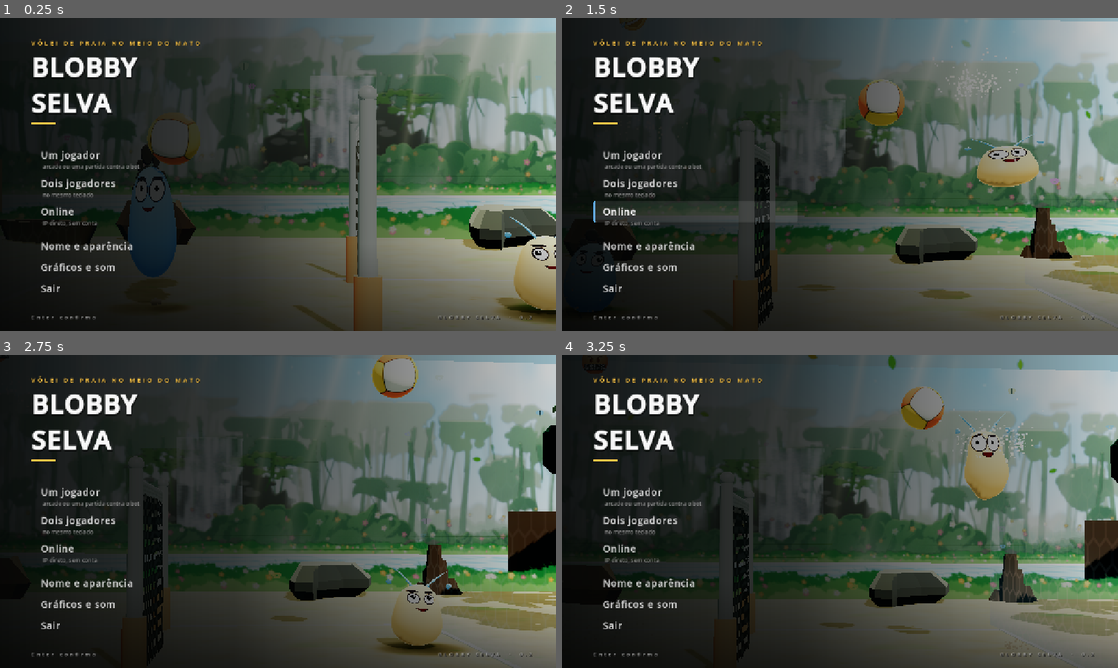
Above: before the commit, frames 1-4 (two rows, left to right).
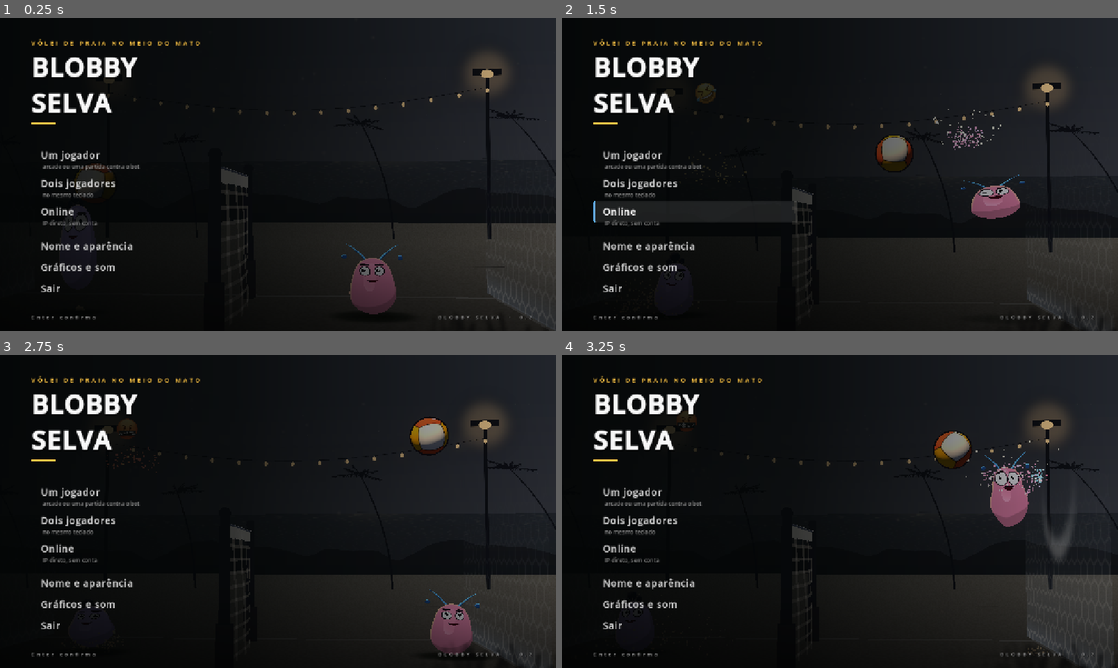
Above: after the commit, the same moments.

Repository: esquyna360/blobbyvolleyremake
Game: Godot game, scene res://scenes/main.tscn
The game is run twice, just before and just after one commit, with the same random seed, the same clock (stepped at 60 frames per second) and the same inputs.
Inputs (mouse positions are in pixels of both pictures, inside the frame that each line leads up to):
- Up to frame 1 (0.25 s): no input
- Up to frame 2 (1.5 s): tap Enter at 0.5 s; move the mouse to (962, 158) at 0.52 s; hold D (p1_right) 0.53-1.25 s; tap 1 (emote_0) at 0.6 s; click (962, 158) at 0.67 s; drag from (728, 190) to (812, 237) at 1.27 s
- Up to frame 3 (2.75 s): move the mouse to (333, 442) at 2.02 s; hold D (p1_right) from 2.03 s (still down); tap 3 (emote_2) at 2.1 s
- Up to frame 4 (3.25 s): release D (p1_right) at 2.75 s; drag from (812, 574) to (673, 464) at 2.77 s

The runs differ from the first frame. In frame 1, 71% of the frame differs, in the area x 11-100%, y 0-100%; in frame 2, 69%; in frame 3, 69%; in frame 4, 68%.

Commit message:
Godot: cenário definitivo "Praia ao anoitecer"
Paleta dos personagens travada nas 8 cores do briefing, par com diferença
de luminosidade ≥30. Novo tema com céu estático, mar, falésia, postes e
varal de luz em camadas com parallax por taxa (0,08/0,20/0,45/1,0/1,6).
Blobs em cel-shading com terminador duro e rim light quente; bola com
contorno escuro; rede com malha visível, fita clara e postes em silhueta.
Câmera parada no rali, zoom curto no perdedor no ponto e avanço no
recorde. HUD mostra um aviso por vez e "Clássico · até 15" maior.

Co-Authored-By: Claude Fable 5.1 <noreply@anthropic.com>
Claude-Session: https://claude.ai/code/session_01WDkUKagp5PZtnQxidX1rYS

Diff:
--- a/godot/core/looks.gd
+++ b/godot/core/looks.gd
@@ -55,19 +55,17 @@
 	]
 
 const BODY_COLORS := [
-	{"id": "vermelho", "name": "Vermelho", "hex": "#ec2f3f"},
-	{"id": "azul", "name": "Azul", "hex": "#2f7ff0"},
-	{"id": "verde", "name": "Verde", "hex": "#2fbf5c"},
-	{"id": "roxo", "name": "Roxo", "hex": "#9b5cf0"},
-	{"id": "laranja", "name": "Laranja", "hex": "#ff8a2b"},
-	{"id": "rosa", "name": "Rosa", "hex": "#ff5fa8"},
-	{"id": "ciano", "name": "Ciano", "hex": "#22cfd4"},
-	{"id": "amarelo", "name": "Amarelo", "hex": "#f5c62e"},
-	{"id": "menta", "name": "Menta", "hex": "#79e0b4"},
-	{"id": "areia", "name": "Areia", "hex": "#d9ac72"},
-	{"id": "grafite", "name": "Grafite", "hex": "#4a5364"},
-	{"id": "neve", "name": "Neve", "hex": "#e6ecf5"},
+	{"id": "rosa", "name": "Rosa", "hex": "#F58CB8"},
+	{"id": "lima", "name": "Lima", "hex": "#B8E05C"},
+	{"id": "coral", "name": "Coral", "hex": "#FF9A6B"},
+	{"id": "menta", "name": "Menta", "hex": "#6FD9A8"},
+	{"id": "lavanda", "name": "Lavanda", "hex": "#B49BF0"},
+	{"id": "creme", "name": "Creme", "hex": "#F0E2C0"},
+	{"id": "ciano", "name": "Ciano", "hex": "#63C8E8"},
+	{"id": "ambar", "name": "Âmbar", "hex": "#F5C451"},
 ]
+
+const PAIR_MIN_LUMA := 30.0
 
 const HAIR_COLORS := [
 	{"id": "preto", "name": "Preto", "hex": "#221d2a"},
@@ -88,9 +86,32 @@
 static func default_look(side: int) -> Array:
 	return [0 if side == 0 else 1, 0, 0]
 
+static func luma(c: Color) -> float:
+	return (0.2126 * c.r + 0.7152 * c.g + 0.0722 * c.b) * 255.0
+
+static func body_luma(idx: int) -> float:
+	return luma(Color(BODY_COLORS[widx(idx, BODY_COLORS.size())].hex))
+
+static func pair_ok(a: int, b: int) -> bool:
+	return absf(body_luma(a) - body_luma(b)) >= PAIR_MIN_LUMA
+
+## Os dois da partida precisam ler diferente até sem cor: distância mínima de
+## luminosidade. Quem cede é o segundo (bot ou convidado), nunca o jogador.
+static func pair_body(keep: int, other: int) -> int:
+	if pair_ok(keep, other):
+		return widx(other, BODY_COLORS.size())
+	var best := -1
+	var best_d := 0.0
+	for i in BODY_COLORS.size():
+		var d := absf(body_luma(keep) - body_luma(i))
+		if d >= PAIR_MIN_LUMA and (best < 0 or d < best_d):
+			best = i
+			best_d = d
+	return best if best >= 0 else widx(other + 1, BODY_COLORS.size())
+
 static func roll_look(avoid_body: int) -> Array:
 	var n := BODY_COLORS.size()
-	var body := (avoid_body + 1 + randi() % (n - 1)) % n
+	var body := pair_body(avoid_body, (avoid_body + 1 + randi() % (n - 1)) % n)
 	return [body, randi() % HAIR_STYLES.size(), randi() % HAIR_COLORS.size()]
 
 static func body_color(look: Array) -> Color:
--- a/godot/game/main.gd
+++ b/godot/game/main.gd
@@ -112,8 +112,10 @@
 	game.link = null
 	game.rb = null
 	_set_scene(scene)
+	var lk: Array = [looks[0].duplicate(), looks[1].duplicate()]
+	lk[1][0] = Looks.pair_body(lk[0][0], lk[1][0])
 	game.start(settings.rules, settings.score_to_win, settings.walls, settings.quality,
-		left, right, diff, looks)
+		left, right, diff, lk)
 	hud.names = names
 	_finish_enter()
 
--- a/godot/game/settings.gd
+++ b/godot/game/settings.gd
@@ -10,7 +10,7 @@
 var score_to_win := 15
 var walls := true
 var difficulty := "normal"
-var scene := "selva"
+var scene := "anoitecer"
 var player_name := ""
 var towers: Array = [0, 0, 0]
 
@@ -24,7 +24,7 @@
 		score_to_win = c.get_value("v", "stw", 15)
 		walls = c.get_value("v", "walls", true)
 		difficulty = c.get_value("v", "diff", "normal")
-		scene = c.get_value("v", "scene", "selva")
+		scene = c.get_value("v", "scene", "anoitecer")
 		player_name = c.get_value("v", "name", "")
 		towers = c.get_value("v", "towers", [0, 0, 0])
 	if quality < 0:
--- a/godot/render/arena.gd
+++ b/godot/render/arena.gd
@@ -18,6 +18,7 @@
 const CAM_LOOK_Y := 2.3
 const CAM_NEED := 0.74
 const CAM_BOX_PAD := 1.35
+const CAM_SIDE := 3.0
 const OPEN_HALF := BV.OPEN_MARGIN * Map.S
 
 const EMOJI := ["laugh", "cry", "rage", "finger", "taunt"]
@@ -57,6 +58,15 @@
 var _cam_span := 0.0
 var _cam_top := CAM_TOP_MIN
 var _cam_ly := CAM_LOOK_Y
+var _last_scores := PackedInt32Array([0, 0])
+var _pt_t := 0.0
+var _pt_x := 0.0
+var _rec_t := 0.0
+var _rec_base := 0
+var _rec_fired := false
+const PT_HOLD := 1.3
+const REC_HOLD := 1.2
+const RALLY_MIN := 6
 var intro_t := -1.0
 const INTRO_LEN := 5.6
 
@@ -704,18 +714,35 @@
 	var open_rate := 5.5 if want_open > _open_extra else 1.4
 	_open_extra += (want_open - _open_extra) * (1.0 - exp(-dt * open_rate))
 	var heads := maxf(Map.gy(w.blob_y[BV.LEFT]), Map.gy(w.blob_y[BV.RIGHT])) + 1.5
-	var want_top := clampf(maxf(heads, minf(by + CAM_TOP_PAD, CAM_BALL_TOP)),
-		CAM_TOP_MIN, CAM_TOP_MAX)
+	var want_top := CAM_TOP_MAX
 	_cam_top += (want_top - _cam_top) * (1.0 - exp(-dt * (7.0 if want_top > _cam_top else 1.1)))
-	var fov := CAM_FOV - minf(ball_speed, 22.0) * 0.03 - tension * 0.8
-	var lx := minf(minf(Map.gx(w.blob_x[BV.LEFT]), Map.gx(w.blob_x[BV.RIGHT])) - CAM_BOX_PAD, bx - 0.9)
-	var rx := maxf(maxf(Map.gx(w.blob_x[BV.LEFT]), Map.gx(w.blob_x[BV.RIGHT])) + CAM_BOX_PAD, bx + 0.9)
-	_fit_arena(aspect, tan(deg_to_rad(fov) * 0.5), (rx - lx) * 0.5, dt)
-
-	var mid := (lx + rx) * 0.5
-	_cam_target_x = lerpf(_cam_target_x, mid * 0.8 + bx * 0.2, 1.0 - exp(-dt * 3.4))
-	var sway := sin(time * 0.31) * 0.09 + sin(time * 0.17) * 0.05
-	var sway_y := sin(time * 0.23 + 1.7) * 0.05
+	var fov := CAM_FOV
+	var g := m.logic
+	for i in 2:
+		if g.scores[i] != _last_scores[i]:
+			if g.scores[i] > _last_scores[i]:
+				_pt_t = PT_HOLD
+				_pt_x = Map.gx(w.blob_x[1 - i])
+			_last_scores[i] = g.scores[i]
+	if g.rally == 0:
+		_rec_base = g.rally_best
+		_rec_fired = false
+	elif g.rally >= RALLY_MIN and g.rally > _rec_base and not _rec_fired:
+		_rec_fired = true
+		_rec_t = REC_HOLD
+	_pt_t = maxf(0.0, _pt_t - dt)
+	_rec_t = maxf(0.0, _rec_t - dt)
+	var kp := smoothstep(0.0, 1.0, minf(1.0, (PT_HOLD - _pt_t) * 2.5)) * \
+		smoothstep(0.0, 1.0, minf(1.0, _pt_t * 2.0)) if _pt_t > 0.0 else 0.0
+	var kr := sin(PI * (1.0 - _rec_t / REC_HOLD)) if _rec_t > 0.0 else 0.0
+	var full_half := Map.court_half_w() + CAM_MARGIN + _open_extra
+	_fit_arena(aspect, tan(deg_to_rad(fov) * 0.5), full_half, dt)
+
+	var want_x := _pt_x * kp + bx * 0.25 * kr
+	_cam_target_x = lerpf(_cam_target_x, want_x, 1.0 - exp(-dt * 4.0))
+	var zoom := 1.0 - 0.32 * kp - 0.12 * kr
+	var sway := 0.0
+	var sway_y := 0.0
 
 	trauma = maxf(0.0, trauma - dt * 1.5)
 	var sh := trauma * trauma
@@ -724,11 +751,13 @@
 	var shy := (sin(t * 1.7 + 2.0) + sin(t * 3.1)) * 0.5 * sh * 0.30
 	var shr := sin(t * 1.3) * sh * 0.022
 
-	var px := clampf(_cam_target_x, -_cam_span, _cam_span)
+	var zc := _cam_z * zoom
+	var span := maxf(0.0, full_half - zc * tan(deg_to_rad(fov) * 0.5) * maxf(0.5, aspect))
+	var px := clampf(_cam_target_x, -span, span)
 	if not _intro_cam(dt, w):
-		camera.position = Vector3(px + sway + shx, CAM_EYE_Y + sway_y + shy,
-			_cam_z - trauma * 0.9)
-		camera.look_at(Vector3(px + (bx - px) * CAM_LOOK, _cam_ly, 0.0), Vector3.UP)
+		camera.position = Vector3(px + CAM_SIDE + sway + shx, CAM_EYE_Y + sway_y + shy,
+			zc - trauma * 0.9)
+		camera.look_at(Vector3(px + CAM_SIDE * 0.45, _cam_ly - (_cam_z - zc) * 0.12, 0.0), Vector3.UP)
 		camera.rotate_object_local(Vector3.FORWARD, shr - px * 0.004)
 		camera.fov = fov
 		_outro_cam(dt, w)
--- a/godot/render/ball_view.gd
+++ b/godot/render/ball_view.gd
@@ -44,6 +44,24 @@
 	_mesh.cast_shadow = GeometryInstance3D.SHADOW_CASTING_SETTING_ON if shadows \
 		else GeometryInstance3D.SHADOW_CASTING_SETTING_OFF
 	_squash.add_child(_mesh)
+	if Stage.dusk():
+		_mat.clearcoat = 0.4
+		_mat.rim = 0.0
+		var om := StandardMaterial3D.new()
+		om.albedo_color = Color(0.08, 0.07, 0.09)
+		om.shading_mode = BaseMaterial3D.SHADING_MODE_UNSHADED
+		om.cull_mode = BaseMaterial3D.CULL_FRONT
+		om.disable_fog = true
+		var outline := MeshInstance3D.new()
+		var osm := SphereMesh.new()
+		osm.radius = R * 1.07
+		osm.height = R * 2.14
+		osm.radial_segments = 40
+		osm.rings = 24
+		outline.mesh = osm
+		outline.material_override = om
+		outline.cast_shadow = GeometryInstance3D.SHADOW_CASTING_SETTING_OFF
+		_squash.add_child(outline)
 	add_child(_squash)
 
 	var sh := SphereMesh.new()
--- a/godot/render/blob.gdshader
+++ b/godot/render/blob.gdshader
@@ -1,5 +1,5 @@
 shader_type spatial;
-render_mode cull_back, diffuse_burley, specular_schlick_ggx;
+render_mode cull_back, unshaded, fog_disabled;
 
 // A pança balança no vértice e a cara é pintada no pixel — as duas contas são
 // as mesmas do shader do web, só que sem raymarch: o celular fraco desenha um
@@ -23,6 +23,9 @@
 uniform float ru = 0.5;
 uniform float ou = 0.38;
 uniform float t = 0.0;
+uniform vec3 light_dir = vec3(-0.35, 0.80, 0.48);
+uniform vec3 rim_color : source_color = vec3(1.0, 0.85, 0.63);
+uniform float toon = 1.0;
 
 varying vec3 base_pos;
 
@@ -118,24 +121,23 @@
 	vec4 face = face_layer(base_pos, face_zone);
 	float gloss = 1.0 - face_zone * 0.82;
 
-	// mais escuro embaixo, como geleia com fundo: dá volume e brilho de bala
-	float depth_k = clamp(0.35 - base_pos.y * 0.45, 0.0, 0.5);
+	vec3 n = normalize(mat3(INV_VIEW_MATRIX) * NORMAL);
+	vec3 l = normalize(light_dir);
+	float ndl = dot(n, l);
+	float lit = smoothstep(-0.02, 0.06, ndl);
+	float depth_k = clamp(0.35 - base_pos.y * 0.45, 0.0, 0.5) * 0.35;
 	vec3 body = mix(body_color, deep_color, depth_k);
-	ALBEDO = mix(body, face.rgb, face.a) + body_color * hit_flash * 1.6;
-	ROUGHNESS = mix(0.12, 0.5, face.a);
-	SPECULAR = 0.85 * gloss;
-	METALLIC = 0.0;
-	CLEARCOAT = 1.0 * gloss;
-	CLEARCOAT_ROUGHNESS = 0.08;
-	// a luz que atravessa a geleia: o que dá a leitura de corpo mole
-	BACKLIGHT = deep_color * (1.0 - face.a) * 0.6;
-	RIM = 0.7 * gloss * (1.0 - face.a * 0.7);
-	RIM_TINT = 0.35;
-	// reflexo pintado: o ponto de luz branco no alto e a janela do céu no ombro
-	vec3 l1 = normalize(vec3(-0.45, 0.75, 0.55));
-	vec3 h1 = normalize(l1 + VIEW);
-	float spot = pow(max(dot(NORMAL, h1), 0.0), 90.0);
-	float win = pow(max(dot(NORMAL, normalize(vec3(-0.3, 0.55, 0.8))), 0.0), 14.0) * 0.35;
-	float sky = smoothstep(-0.2, 0.9, NORMAL.y) * 0.10;
-	EMISSION = vec3(1.0, 0.98, 0.95) * (spot * 1.1 + win + sky) * gloss * (1.0 - face.a * 0.8);
+	vec3 base = mix(body, face.rgb, face.a);
+	vec3 col = base * mix(0.80, 1.0, lit);
+
+	float fres = pow(1.0 - clamp(dot(NORMAL, VIEW), 0.0, 1.0), 2.6);
+	float top = smoothstep(-0.1, 0.55, ndl);
+	float rim = smoothstep(0.22, 0.55, fres) * top * gloss * (1.0 - face.a * 0.8);
+	col = mix(col, rim_color, rim * 0.95);
+
+	vec3 h = normalize(l + normalize(mat3(INV_VIEW_MATRIX) * VIEW));
+	float spot = step(0.93, pow(max(dot(n, h), 0.0), 1.0)) * gloss * (1.0 - face.a * 0.8);
+	col += vec3(1.0, 0.96, 0.9) * spot * 0.35;
+	col += body_color * hit_flash * 1.6;
+	ALBEDO = col;
 }
--- a/godot/render/blob_view.gd
+++ b/godot/render/blob_view.gd
@@ -41,6 +41,7 @@
 	_mat.set_shader_parameter("facing", 1.0 if s == BV.LEFT else -1.0)
 	_mat.set_shader_parameter("ru", BlobMesh.RU)
 	_mat.set_shader_parameter("ou", BlobMesh.OU)
+	_mat.set_shader_parameter("light_dir", Stage.key_dir())
 	_mesh.mesh = _shared_mesh
 	_mesh.material_override = _mat
 	_mesh.cast_shadow = GeometryInstance3D.SHADOW_CASTING_SETTING_ON if shadows \
--- a/godot/render/court.gd
+++ b/godot/render/court.gd
@@ -48,8 +48,13 @@
 	_mat.shader = load("res://render/net.gdshader")
 	_mat.set_shader_parameter("cell", CELL)
 	_mat.set_shader_parameter("net_top", NET_TOP)
-	_mat.set_shader_parameter("cord_color", Color(0.10, 0.11, 0.13))
+	_mat.set_shader_parameter("cord_color", Color(0.10, 0.11, 0.13) if not Stage.dusk() else Color(0.46, 0.44, 0.42))
 	_mat.set_shader_parameter("sun_color", Color(1.0, 0.93, 0.8))
+	_mat.set_shader_parameter("flat_shade", 1.0 if Stage.dusk() else 0.0)
+	if Stage.dusk():
+		_mat.set_shader_parameter("cell", 10.0)
+		_mat.set_shader_parameter("cell_mul", Vector2(0.45, 1.0))
+		_mat.set_shader_parameter("lw", 0.16)
 	_push_uniforms()
 	var mi := MeshInstance3D.new()
 	mi.mesh = mesh
@@ -68,6 +73,12 @@
 	var pmat := StandardMaterial3D.new()
 	pmat.albedo_color = Color(0.93, 0.36, 0.20)
 	pmat.roughness = 0.75
+	if Stage.dusk():
+		metal.albedo_color = Color(0.10, 0.10, 0.13)
+		metal.metallic = 0.0
+		metal.shading_mode = BaseMaterial3D.SHADING_MODE_UNSHADED
+		pmat.albedo_color = Color(0.13, 0.12, 0.14)
+		pmat.shading_mode = BaseMaterial3D.SHADING_MODE_UNSHADED
 	for k in 2:
 		var z := DEPTH * 0.5 * (1.0 if k == 0 else -1.0)
 		var pole := CylinderMesh.new()
@@ -130,6 +141,9 @@
 	var half := Map.court_half_w()
 	var mat := StandardMaterial3D.new()
 	mat.albedo_color = Color(0.98, 0.96, 0.90)
+	if Stage.dusk():
+		mat.albedo_color = Color(0.42, 0.41, 0.40)
+		mat.shading_mode = BaseMaterial3D.SHADING_MODE_UNSHADED
 	mat.roughness = 0.9
 	var w := 0.09
 	var segs := [
@@ -162,7 +176,7 @@
 		var sm := ShaderMaterial.new()
 		sm.shader = sh
 		sm.set_shader_parameter("height", h)
-		sm.set_shader_parameter("color", Color(0.45, 0.85, 1.0))
+		sm.set_shader_parameter("color", Color(0.55, 0.62, 0.72) if Stage.dusk() else Color(0.45, 0.85, 1.0))
 		sm.set_shader_parameter("hit_t", 10.0)
 		mi.material_override = sm
 		mi.rotation_degrees = Vector3(0, 90, 0)
--- a/godot/render/net.gdshader
+++ b/godot/render/net.gdshader
@@ -8,6 +8,9 @@
 uniform float cell = 12.0;
 uniform float net_top = 4.32;
 uniform float bulge = 0.30;
+uniform float flat_shade = 0.0;
+uniform vec2 cell_mul = vec2(2.2, 1.0);
+uniform float lw = 0.34;
 
 varying float v_ripple;
 
@@ -29,12 +32,11 @@
 }
 
 void fragment() {
-	vec2 g = fract(UV * vec2(cell * 2.2, cell));
-	float lw = 0.34;
+	vec2 g = fract(UV * cell * cell_mul);
 	float cx = 1.0 - smoothstep(lw * 0.45, lw, abs(g.x - 0.5));
 	float cy = 1.0 - smoothstep(lw * 0.45, lw, abs(g.y - 0.5));
 	float cord = max(cx, cy);
-	float band = 1.0 - smoothstep(0.93, 0.95, UV.y);
+	float band = 1.0 - smoothstep(0.90, 0.915, UV.y);
 	float a = max(cord, 1.0 - band);
 	if (a < 0.35) { discard; }
 
@@ -42,10 +44,11 @@
 	// o nó onde as cordas cruzam é mais grosso e mais claro
 	float knot = cx * cy;
 	col = mix(col, col * 1.6 + 0.08, knot);
-	if (UV.y > 0.93) { col = vec3(0.95, 0.95, 0.97) * (0.85 + 0.15 * step(0.5, fract(UV.y * 40.0))); }
+	if (UV.y > 0.90) { col = vec3(0.97, 0.96, 0.94); }
 	col *= 0.85 + 0.45 * abs(v_ripple) * 6.0;
 	col += sun_color * 0.06;
-	ALBEDO = col;
+	ALBEDO = col * (1.0 - flat_shade);
+	EMISSION = col * flat_shade;
 	ROUGHNESS = 0.75;
 	SPECULAR = 0.25;
 }
--- a/godot/render/stage.gd
+++ b/godot/render/stage.gd
@@ -57,6 +57,25 @@
 			{"m": "cliff_waterfall_rock", "x": -20.0, "y": -0.3, "z": -18.0, "h": 4.0, "ry": 15},
 			{"m": "cliff_large_rock", "x": 21.0, "y": -0.3, "z": -20.0, "h": 4.5, "ry": -25},
 		],
+	},
+	"anoitecer": {
+		"dir": "res://assets/stage/dusk/", "fringe": false, "leaves": false, "dusk": true,
+		"bg": Color(0.165, 0.173, 0.204), "ambient": Color(0.30, 0.33, 0.42),
+		"fog": Color(0.20, 0.21, 0.25), "sat": 1.0, "sky_mult": 1.0, "sky_y": 4.0,
+		"back_rot": Vector3(-28, 168, 0), "back_col": Color(0.45, 0.55, 0.80), "back_e": 0.35,
+		"key_rot": Vector3(-52, -28, 0), "key_col": Color(1.0, 0.85, 0.63), "key_e": 1.35,
+		"ground": Color(1.0, 1.0, 1.0),
+		"water": {}, "falls": false, "rays": false, "ray_col": Color(1, 1, 1),
+		"glow": {}, "butterflies": false, "birds": false, "fire": null,
+		"mote_col": Color(1.0, 0.85, 0.6, 0.12), "fog_col": Color(0.25, 0.27, 0.34, 0.10),
+		"leaf_ramp": [Color(0.5, 0.5, 0.55), Color(0.6, 0.6, 0.65), Color(0.55, 0.55, 0.6), Color(0.45, 0.45, 0.5)],
+		"layers": [
+			{"tex": "l1_sea.png", "z": -150.0, "h": 15.0, "y": -0.6, "rate": 0.08, "repeat": true, "k": 1.0, "sw": 0.0, "blur": 0.0, "sat": 1.0, "haze": 0.0},
+			{"tex": "l2_cliff.png", "z": -110.0, "h": 13.0, "y": -0.8, "rate": 0.20, "repeat": true, "k": 1.0, "sw": 0.0, "blur": 0.0, "sat": 1.0, "haze": 0.0},
+			{"tex": "l3_poles.png", "z": -48.0, "h": 0.0, "y": -0.5, "rate": 0.45, "repeat": false, "k": 1.0, "sw": 0.0, "blur": 0.0, "sat": 1.0, "haze": 0.0},
+			{"tex": "l5_fore.png", "z": 9.5, "h": 2.6, "y": -0.3, "rate": 1.60, "repeat": false, "k": 1.0, "sw": 0.004, "blur": 0.0, "sat": 1.0, "haze": 0.0},
+		],
+		"props": [],
 	},
 	"praia": {
 		"dir": "res://assets/stage/beach/",
@@ -311,6 +330,16 @@
 static var _tex_cache := {}
 
 
+static func dusk() -> bool:
+	return THEMES.has(theme) and THEMES[theme].get("dusk", false)
+
+
+static func key_dir() -> Vector3:
+	var th: Dictionary = THEMES[theme] if THEMES.has(theme) else THEMES["selva"]
+	var rot: Vector3 = th.key_rot
+	return Basis.from_euler(Vector3(deg_to_rad(rot.x), deg_to_rad(rot.y), deg_to_rad(rot.z))) * Vector3(0, 0, 1)
+
+
 static func tex(name: String) -> Texture2D:
 	var dir: String = THEMES[theme].dir
 	var key := dir + name
@@ -396,9 +425,10 @@
 	env.ambient_light_source = Environment.AMBIENT_SOURCE_COLOR
 	env.ambient_light_color = _t.ambient
 	env.ambient_light_energy = 1.0
-	env.tonemap_mode = Environment.TONE_MAPPER_ACES
+	env.tonemap_mode = Environment.TONE_MAPPER_LINEAR if _t.get("dusk", false) \
+		else Environment.TONE_MAPPER_ACES
 	env.tonemap_white = 4.0
-	env.tonemap_exposure = 0.95
+	env.tonemap_exposure = 1.0 if _t.get("dusk", false) else 0.95
 
 	# névoa curta só pro 3D encostar na camada pintada de trás
 	env.fog_enabled = true
@@ -425,7 +455,7 @@
 
 	env.adjustment_enabled = true
 	env.adjustment_saturation = _t.sat
-	env.adjustment_contrast = 1.05
+	env.adjustment_contrast = 1.0 if _t.get("dusk", false) else 1.05
 	env.adjustment_brightness = 1.0
 	we.environment = env
 	add_child(we)
@@ -524,12 +554,13 @@
 	_sky.position = Vector3(0, 0, SKY_Z)
 	if not _t.get("layers", true):
 		return
-	for spec in LAYERS:
-		var t := soft_tex(spec.tex, float(spec.blur), float(spec.sat))
-		var mi := _quad(t, spec.k, true, true, float(spec.sw), 1)
+	for spec in _t.get("layers", LAYERS):
+		var t := soft_tex(spec.tex, float(spec.blur), float(spec.sat)) if float(spec.blur) > 1.0 else tex(spec.tex)
+		var mi := _quad(t, spec.k, true, bool(spec.get("repeat", true)), float(spec.sw), 1)
 		var hz: Color = _t.fog
 		hz.a = float(spec.haze)
-		mi.material_override.set_shader_parameter("haze", hz)
+		if mi.material_override is ShaderMaterial:
+			mi.material_override.set_shader_parameter("haze", hz)
 		mi.set_meta("spec", spec)
 		_layers.append(mi)
 
@@ -544,26 +575,39 @@
 	var d := _cam_z - SKY_Z
 	var vh := 2.0 * ht * d
 	_sky.scale = Vector3(vh * maxf(_aspect, 2.1) * 1.1, vh * 1.05, 1)
-	_sky.position = Vector3(0, float(_t.sky_y), SKY_Z)
+	_sky.position = Vector3(_look_x if _t.get("dusk", false) else 0.0, float(_t.sky_y), SKY_Z)
 
 	for mi in _layers:
 		var spec: Dictionary = mi.get_meta("spec")
 		var dd: float = _cam_z - float(spec.z)
 		var vhh := 2.0 * ht * dd
+		var t := _tex_of(mi)
+		var ta := float(t.get_width()) / float(t.get_height())
+		if spec.has("rate"):
+			var rate := float(spec.rate)
+			var rep: bool = spec.get("repeat", true)
+			var w: float = vhh * _aspect * (1.35 if rep else 1.7)
+			var h: float = float(spec.h) if float(spec.h) > 0.0 else w / ta
+			mi.scale = Vector3(w, h, 1)
+			mi.position = Vector3(_look_x * (1.0 - rate * dd / maxf(1.0, _cam_z)),
+				float(spec.y) + h * 0.5, float(spec.z))
+			_set_uv(mi, Vector2((w / h) / ta if rep else 1.0, 1.0))
+			continue
 		var w: float = vhh * _aspect * 1.35
 		var h: float = float(spec.h) * PADK
 		mi.scale = Vector3(w, h, 1)
 		mi.position = Vector3(-_look_x * float(spec.px), float(spec.y) + h * 0.5,
 			float(spec.z))
-		var t := _tex_of(mi)
-		_set_uv(mi, Vector2((w / h) / (float(t.get_width()) / float(t.get_height())), 1.0))
+		_set_uv(mi, Vector2((w / h) / ta, 1.0))
 
 
 # --------------------------------------------------------------------- chão
 
 func _ground() -> void:
+	var dusk: bool = _t.get("dusk", false)
+	var far := -140.0 if dusk else GROUND_FAR
 	var pm := PlaneMesh.new()
-	pm.size = Vector2(420, GROUND_NEAR - GROUND_FAR)
+	pm.size = Vector2(420, GROUND_NEAR - far)
 	pm.subdivide_width = 1
 	pm.subdivide_depth = 1
 	var mi := MeshInstance3D.new()
@@ -571,12 +615,15 @@
 	var m := StandardMaterial3D.new()
 	m.albedo_texture = tex("ground.png")
 	m.albedo_color = _t.ground
-	m.uv1_scale = Vector3(52, 10.0, 1)
+	m.uv1_scale = Vector3(52, 10.0 * (GROUND_NEAR - far) / (GROUND_NEAR - GROUND_FAR), 1)
 	m.texture_repeat = true
 	m.roughness = 1.0
 	m.metallic = 0.0
+	if dusk:
+		m.shading_mode = BaseMaterial3D.SHADING_MODE_UNSHADED
+		m.disable_fog = true
 	mi.material_override = m
-	mi.position = Vector3(0, 0, (GROUND_FAR + GROUND_NEAR) * 0.5)
+	mi.position = Vector3(0, 0, (far + GROUND_NEAR) * 0.5)
 	mi.cast_shadow = GeometryInstance3D.SHADOW_CASTING_SETTING_OFF
 	add_child(mi)
 
@@ -739,6 +786,9 @@
 # ------------------------------------------------------------------- ar
 
 func _air() -> void:
+	if _t.get("dusk", false):
+		_motes()
+		return
 	if quality >= 1 and _t.rays:
 		_god_rays()
 	_motes()
--- a/godot/ui/hud.gd
+++ b/godot/ui/hud.gd
@@ -127,9 +127,9 @@
 	_info.anchor_right = 0.5
 	_info.offset_left = -180
 	_info.offset_right = 180
-	_info.offset_top = 112
+	_info.offset_top = 108
 	_info.horizontal_alignment = HORIZONTAL_ALIGNMENT_CENTER
-	_info.add_theme_font_size_override("font_size", 16)
+	_info.add_theme_font_size_override("font_size", 22)
 	_info.add_theme_color_override("font_color", Color(1, 1, 1, 0.78))
 	_info.add_theme_color_override("font_outline_color", Color(0, 0, 0, 0.7))
 	_info.add_theme_constant_override("outline_size", 5)
@@ -155,8 +155,8 @@
 	_big.set_anchors_preset(Control.PRESET_CENTER)
 	_big.anchor_left = 0.5
 	_big.anchor_right = 0.5
-	_big.anchor_top = 0.36
-	_big.anchor_bottom = 0.36
+	_big.anchor_top = 0.24
+	_big.anchor_bottom = 0.24
 	_big.offset_left = -460
 	_big.offset_right = 460
 	_big.offset_top = -56
@@ -244,6 +244,7 @@
 	_big.add_theme_color_override("font_color", color)
 	_big_t = hold
 	_big_pop = 1.0
+	_rally_t = 0.0
 
 func update(m: BVMatch, dt: float) -> void:
 	var g := m.logic
@@ -282,13 +283,13 @@
 				shout("RALLY %d!" % g.rally, Color(1.0, 0.6, 0.3), 1.2)
 			_rally.text = ("RECORDE %d" if rec else "RALLY %d") % g.rally
 			_rally_pulse = 1.0
-			_rally_t = RALLY_HOLD
+			_rally_t = 0.0 if _big_t > 0.0 else RALLY_HOLD
 			_rally.add_theme_color_override("font_color",
 				UiTheme.GOLD if rec else Color(1.0, 0.85, 0.35))
 			_rally.add_theme_font_size_override("font_size", 24 + mini(g.rally, 30))
 	_rally_t -= dt
 	_rally_pulse = maxf(0.0, _rally_pulse - dt * 4.0)
-	_rally.modulate.a = clampf(_rally_t * 3.0, 0.0, 1.0) if g.rally >= RALLY_MIN else 0.0
+	_rally.modulate.a = clampf(_rally_t * 3.0, 0.0, 1.0) if g.rally >= RALLY_MIN and _big_t <= 0.0 else 0.0
 	_rally.pivot_offset = _rally.size * 0.5
 	_rally.scale = Vector2.ONE * (1.0 + _rally_pulse * 0.10)
 
--- a/godot/ui/menu.gd
+++ b/godot/ui/menu.gd
@@ -19,7 +19,7 @@
 	["hard", "Difícil", "prevê a bola e usa especial"], ["insane", "Insano", "simula a física igual a você"]]
 const QUALS := ["Baixo", "Médio", "Alto", "Máximo"]
 const SCENES := [
-	["selva", "Selva"], ["praia", "Praia ao pôr do sol"], ["galpao", "Galpão"],
+	["anoitecer", "Praia ao anoitecer"], ["selva", "Selva"], ["praia", "Praia ao pôr do sol"], ["galpao", "Galpão"],
 	["acampamento", "Acampamento"], ["neve", "Pinhal nevado"], ["telhado", "Telhado"],
 	["ruinas", "Ruínas"], ["caverna", "Caverna de lava"]]
 const MUTED := Color(1, 1, 1, 0.55)
Binary file added: godot/assets/stage/dusk/ground.png
Not shown, added: godot/assets/stage/dusk/ground.png.import
Binary file added: godot/assets/stage/dusk/l1_sea.png
Not shown, added: godot/assets/stage/dusk/l1_sea.png.import
Binary file added: godot/assets/stage/dusk/l2_cliff.png
Not shown, added: godot/assets/stage/dusk/l2_cliff.png.import
Binary file added: godot/assets/stage/dusk/l3_poles.png
Not shown, added: godot/assets/stage/dusk/l3_poles.png.import
Binary file added: godot/assets/stage/dusk/l5_fore.png
Not shown, added: godot/assets/stage/dusk/l5_fore.png.import
Binary file added: godot/assets/stage/dusk/sky.png
Not shown, added: godot/assets/stage/dusk/sky.png.import
(and 3 more such lines)
